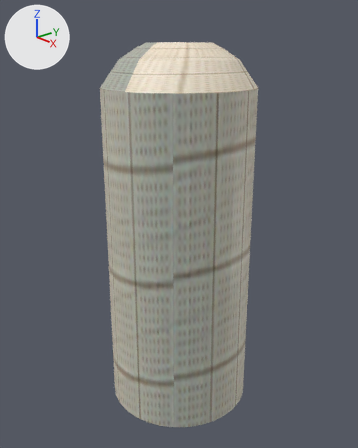
A saved change to the Blender file PA10/models/building1.blend.
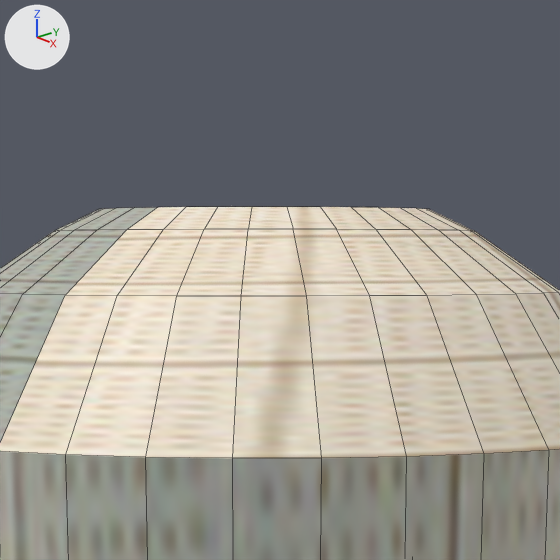
There are two pictures of each version: one whole from a camera (50 mm lens) standing at (3.237, -2.817, 1.739) and looking at (0.0, -0.001, 0.255), one close up on the part from 35% to 67% of the width and 0% to 25% of the height. Lighting does not change. The marker at upper left points along +X, +Y and +Z. The close-ups show mesh edges as thin lines.
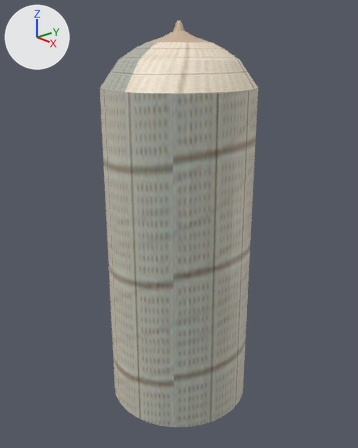
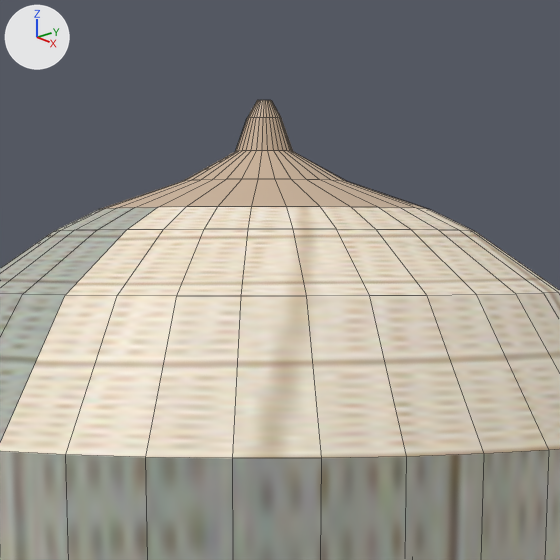
The newer file is also turned or shifted as a whole; pictures and numbers use the older file's frame.

The change in detail:
me_cylinder is used by ob_cylinder; location (0.0, 0.0, 0.0); scale (0.654, 0.654, 1.46).
me_cylinder had 160 vertices, 130 faces and spanned x -1.0..1.0, y -1.0..1.0, z -1.0..1.24.
me_cylinder now has 288 vertices, 258 faces and spans x -1.0..1.0, y -1.0..1.0, z -1.0..1.35.
Part 1, on me_cylinder:
1 face is deleted.
128 vertices are added at x -0.21..0.21, y -0.21..0.21, z 1.27..1.35.
129 new faces join them.

Changed parts and their boxes (x1, y1, x2, y2) in the close-ups (560 x 560 px):
'Cylinder', reshaped
    before: (0, 207, 560, 560)
    after: (0, 100, 560, 560)
part 1 of me_cylinder, built on (beige)
    after: (101, 100, 427, 209)
